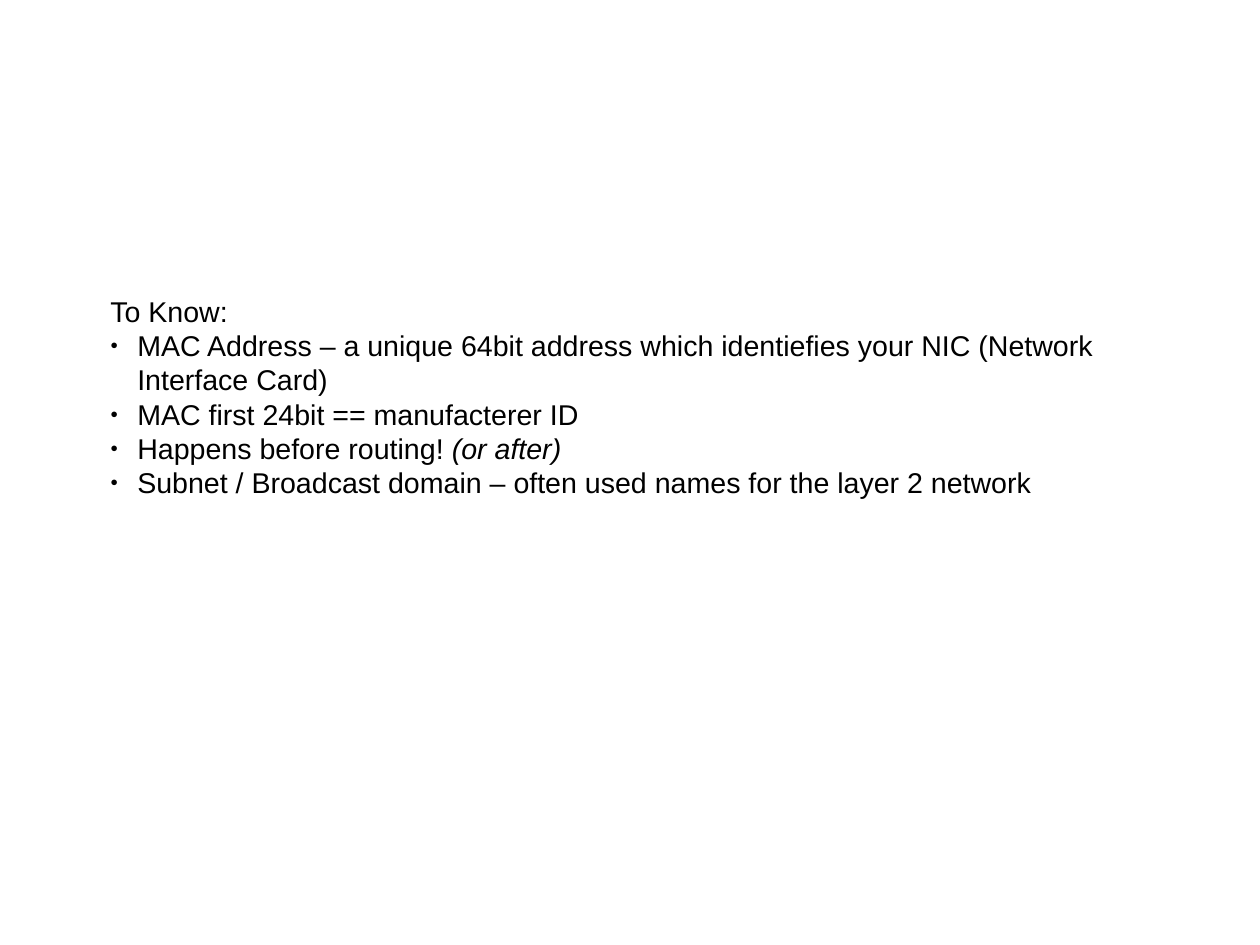
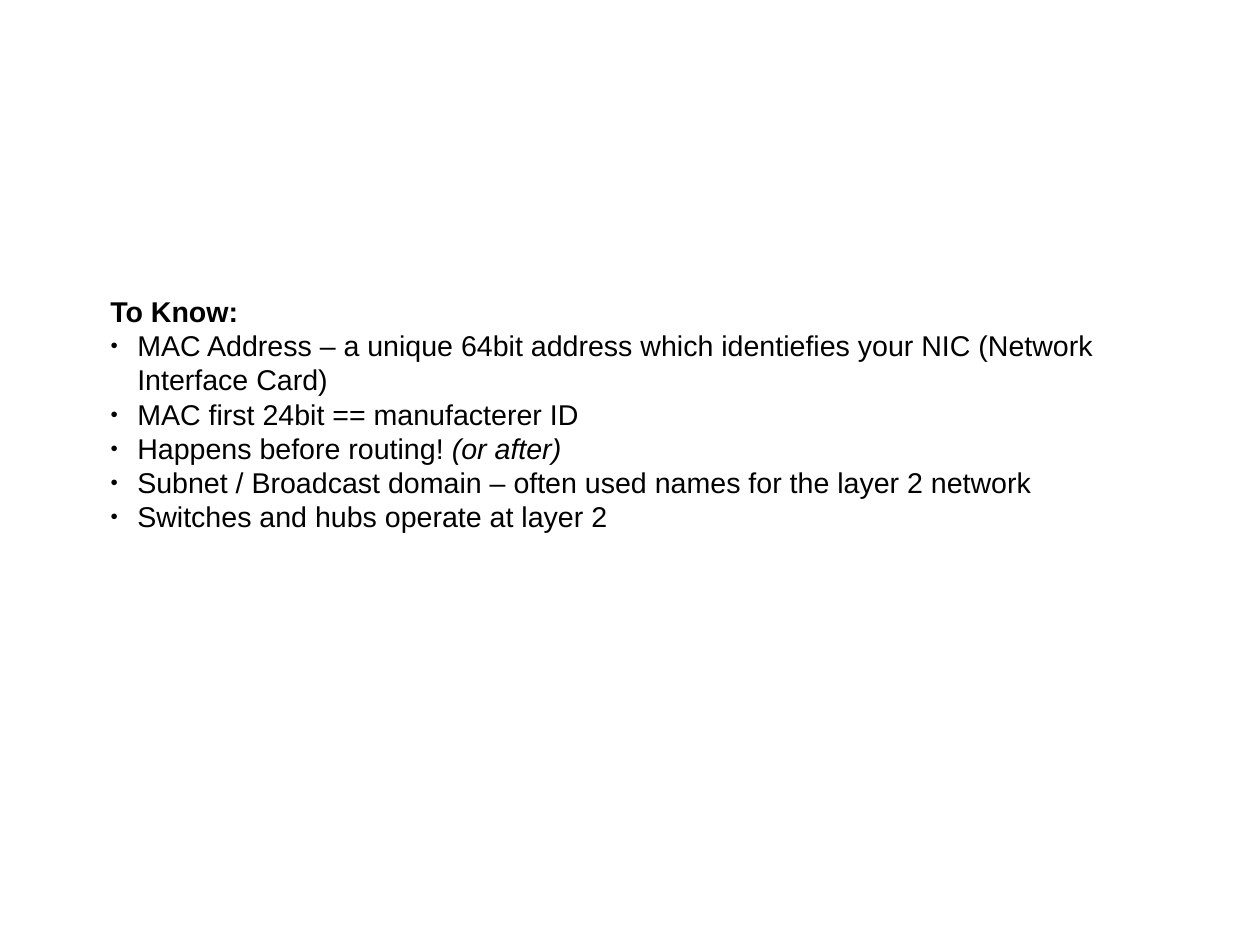
Before and after one commit to sphaero/workshops, a slide deck: slide 8 of Networking/presentation.odp (slide 10 before the commit). Drawn at 1260x945 pixels with LibreOffice and Linux fonts; fonts in the diff are those of the drawing; background and template pictures are left out. Boxes give left, top, right and bottom in pixels: in the first picture for what was removed or moved away, otherwise in the second. Text is boxed around its words. In the diff, an @@ line names an element or a change of style, - is before the commit and + after.

```diff
--- a/Networking/presentation.odp
+++ b/Networking/presentation.odp
@@ text at (110,302,238,323): bold on in "To Know:" @@
@@ text at (137,506,607,533): paragraph added @@
+● Switches and hubs operate at layer 2
```
Also in this commit, not shown: 3 other slides changed, 8 slides added, 2 slides removed, 1 other file.
